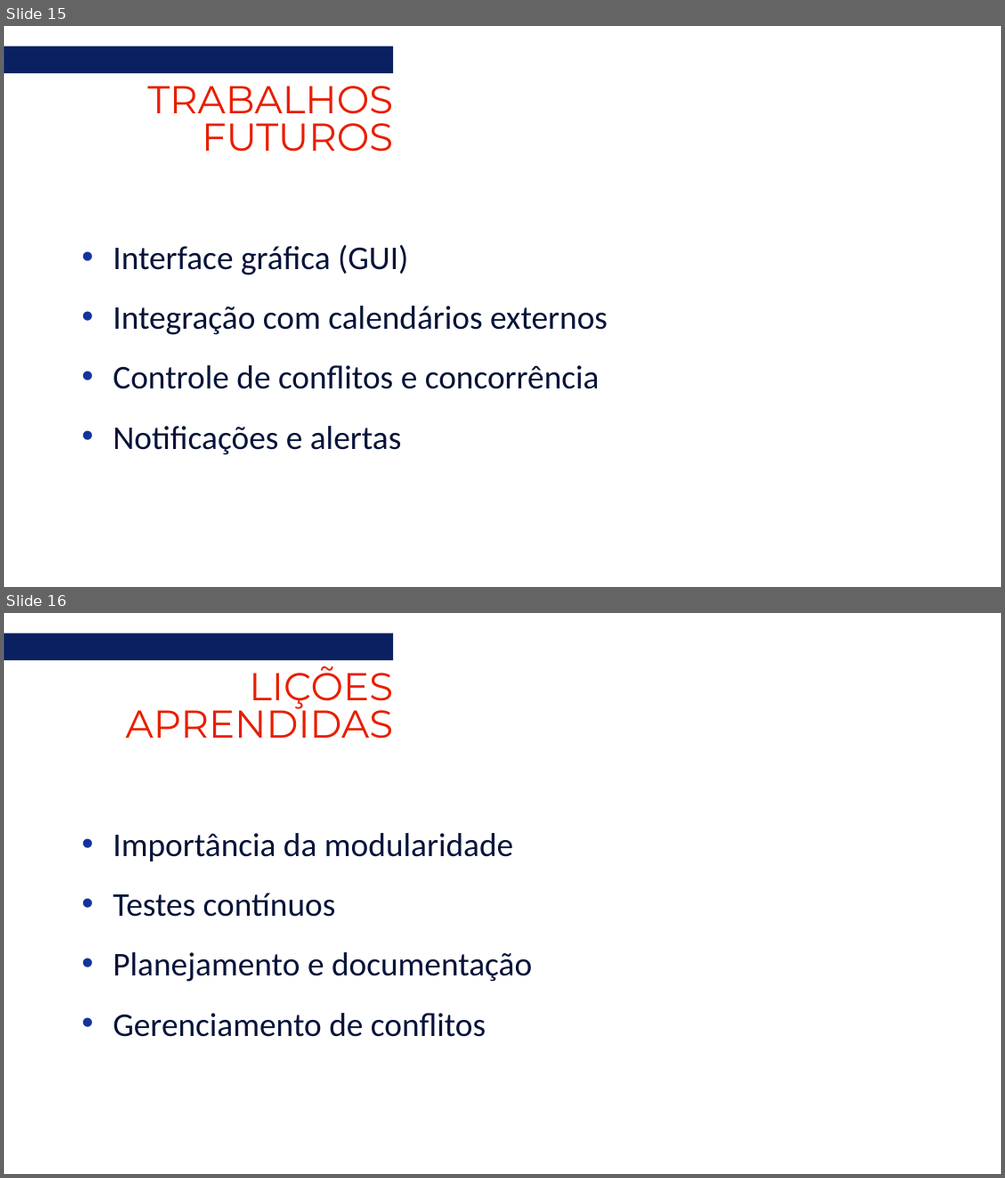
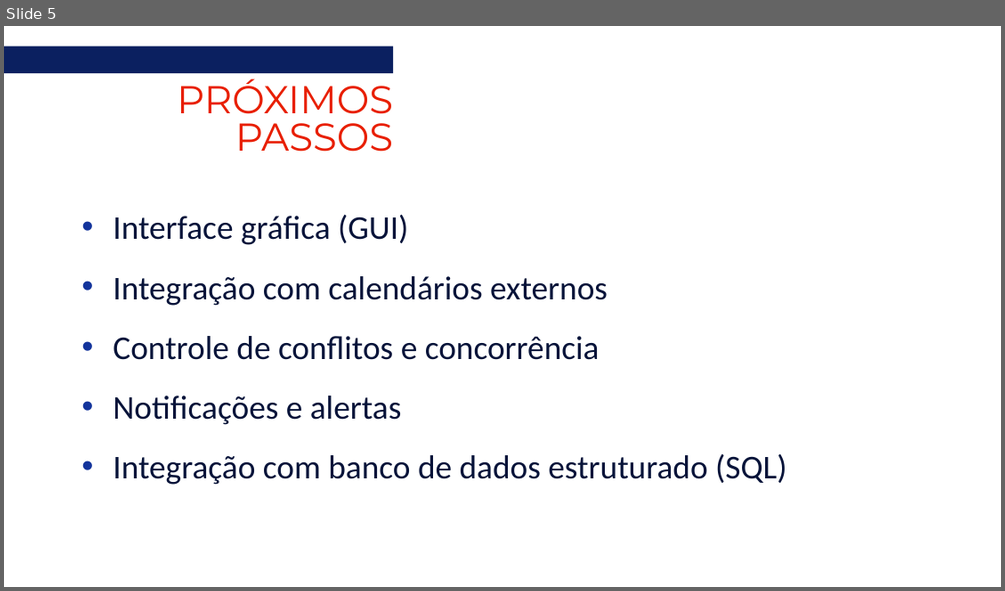
Before and after one commit to marcelo-belotto/projeto-ESI, a slide deck: docs/ReuniON.pptx. Shown one above the other, each under a label of ours: slides 15 and 16 before the commit, slide 5 after it. The pictures are 1005x1178 and 1005x591 pixels, drawn with LibreOffice and Linux fonts; fonts in the diff are those of the drawing. Boxes give left, top, right and bottom in pixels: in the first picture for what was removed or moved away, otherwise in the second. Text is boxed around its words. In the diff, an @@ line names an element or a change of style, - is before the commit and + after.

```diff
--- a/docs/ReuniON.pptx
+++ b/docs/ReuniON.pptx
@@ slide 16 removed at <box>4,613,1001,1174</box>, background #FFFFFF @@
@@ rectangle removed at <box>4,633,393,660</box> @@
@@ text removed at <box>126,666,394,738</box> @@
-LIÇÕES APRENDIDAS
@@ subtitle removed at <box>113,833,532,1037</box> @@
-• Importância da modularidade
-• Testes contínuos
-• Planejamento e documentação
-• Gerenciamento de conflitos
@@ what was slide 15 is now slide 5 @@
@@ slide 5 changed as well @@
@@ text at <box>177,79,393,151</box>: text changed @@
-TRABALHOS FUTUROS
+PRÓXIMOS PASSOS
@@ subtitle at <box>113,454,787,484</box>: paragraph added @@
+• Integração com banco de dados estruturado (SQL)
```
Also in this commit, not shown: 2 other slides changed, 2 slides added, 13 other slides removed, 30 other files.
